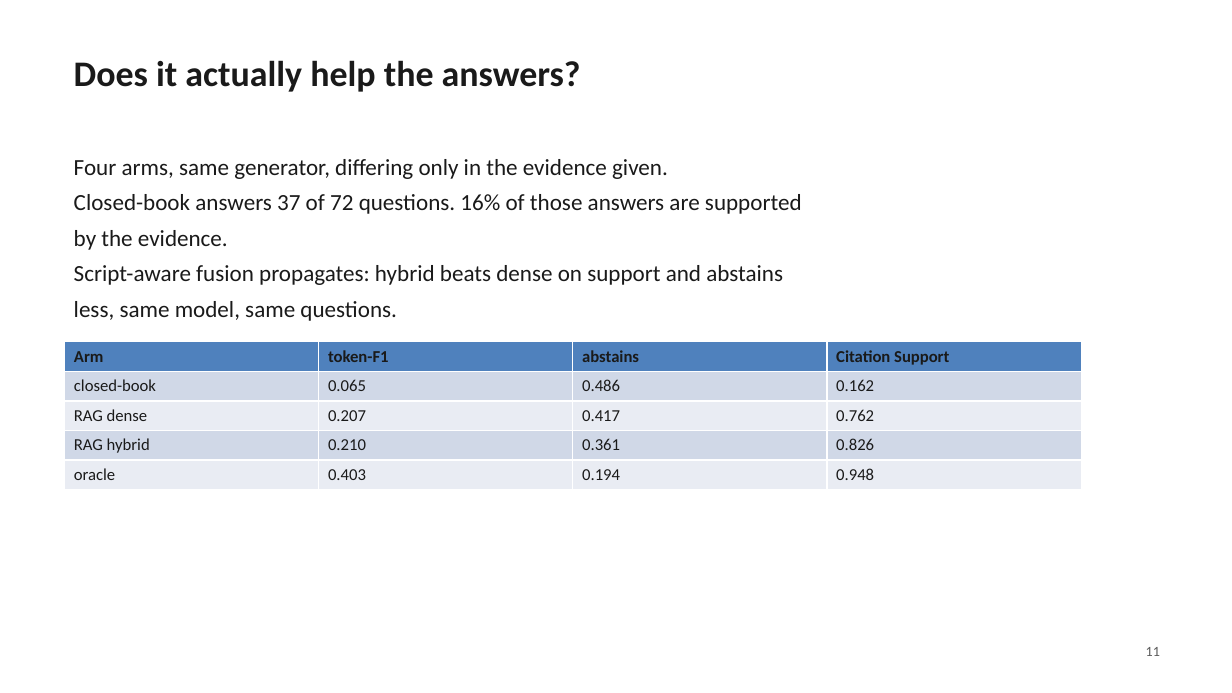
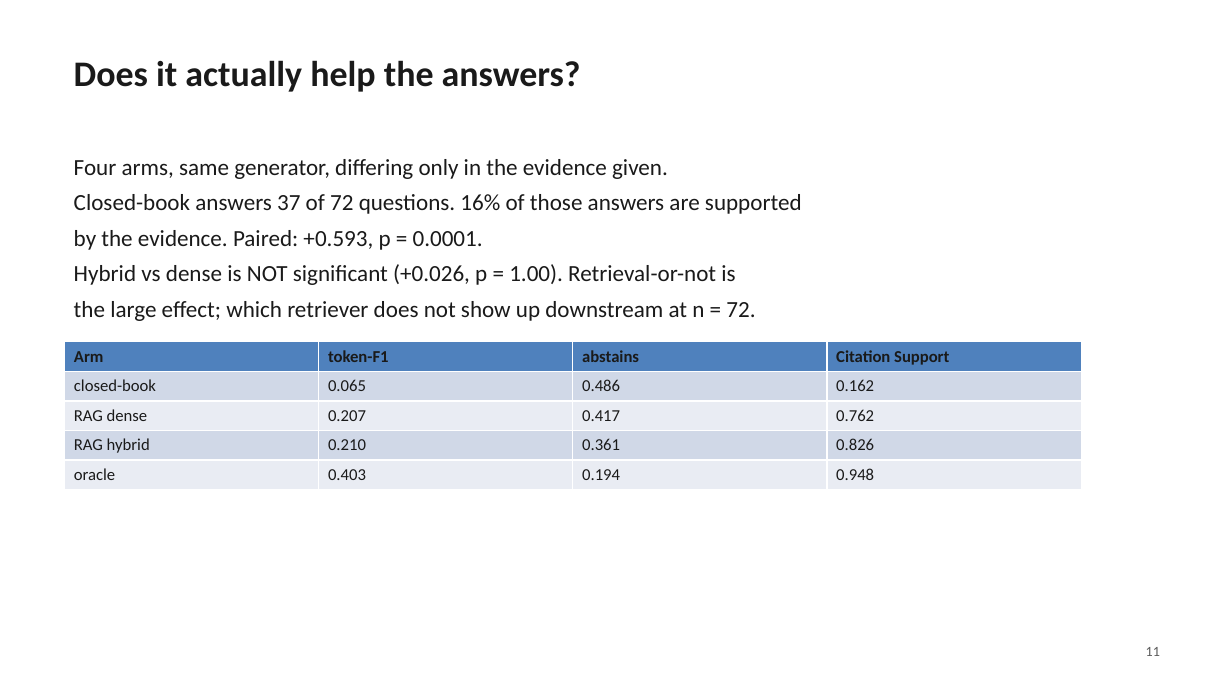
Before and after one commit to dhruvv1402/IndicRAG-QA, a slide deck: slide 11 of paper/IndicRAG-QA-slides.pptx. Drawn at 1232x693 pixels with LibreOffice and Linux fonts; fonts in the diff are those of the drawing. Boxes give left, top, right and bottom in pixels: in the first picture for what was removed or moved away, otherwise in the second. Text is boxed around its words. In the diff, an @@ line names an element or a change of style, - is before the commit and + after.

Commit message:
Retract the claim that the fusion result propagates to generation
I wrote in VI-G that script-aware fusion carries through to answer
quality, citing citation support of 0.826 against 0.762. The paired test
I added an hour ago -- specifically because that comparison looked too
small to trust on 72 items -- says it does not.

    comparison   token-F1              citation support
    B vs A       +0.141  p=0.0003 *    +0.593  p=0.0001 *
    C vs B       +0.003  p=0.89        +0.026  p=1.00
    D vs C       +0.193  p=0.0002 *    +0.143  p=0.068

The unpaired rates differ only because the arms answer different numbers
of questions, 46 against 42, so the two rates have different
denominators. Paired over the 39 both answered, the gap is +0.026.

Retrieval versus no retrieval remains a large, significant effect on both
metrics, and the oracle row shows significant retrieval headroom. What is
not supported is that *which* retriever matters downstream at this sample
size -- which is consistent with a generator losing 0.597 on its own:
that is a noise floor a retrieval gain must clear to be visible, and on
72 questions this one does not.

Corrected in VI-G, VIII-D, the slides and the README.

Also adds VI-G.2 on the lexical/entailment disagreement. The two variants
rank the arms differently and the RAG arms lose about half their support
under entailment. I suspected premise truncation -- NLIScorer cuts at 384
tokens and the retrieved context runs to ~780 words -- and checked: the
premise actually scored is the cited passage, citations resolve for 40/42
and 46/46, median premise is 139-168 words, and 3 of 183 pairs exceed the
limit. The disagreement is real, not an artefact.

```diff
--- a/paper/IndicRAG-QA-slides.pptx
+++ b/paper/IndicRAG-QA-slides.pptx
@@ text at (74,230,755,321): text changed @@
-by the evidence.
-Script-aware fusion propagates: hybrid beats dense on support and abstains
-less, same model, same questions.
+by the evidence. Paired: +0.593, p = 0.0001.
+Hybrid vs dense is NOT significant (+0.026, p = 1.00). Retrieval-or-not is
+the large effect; which retriever does not show up downstream at n = 72.
```
Also in this commit, not shown: 7 other files.
